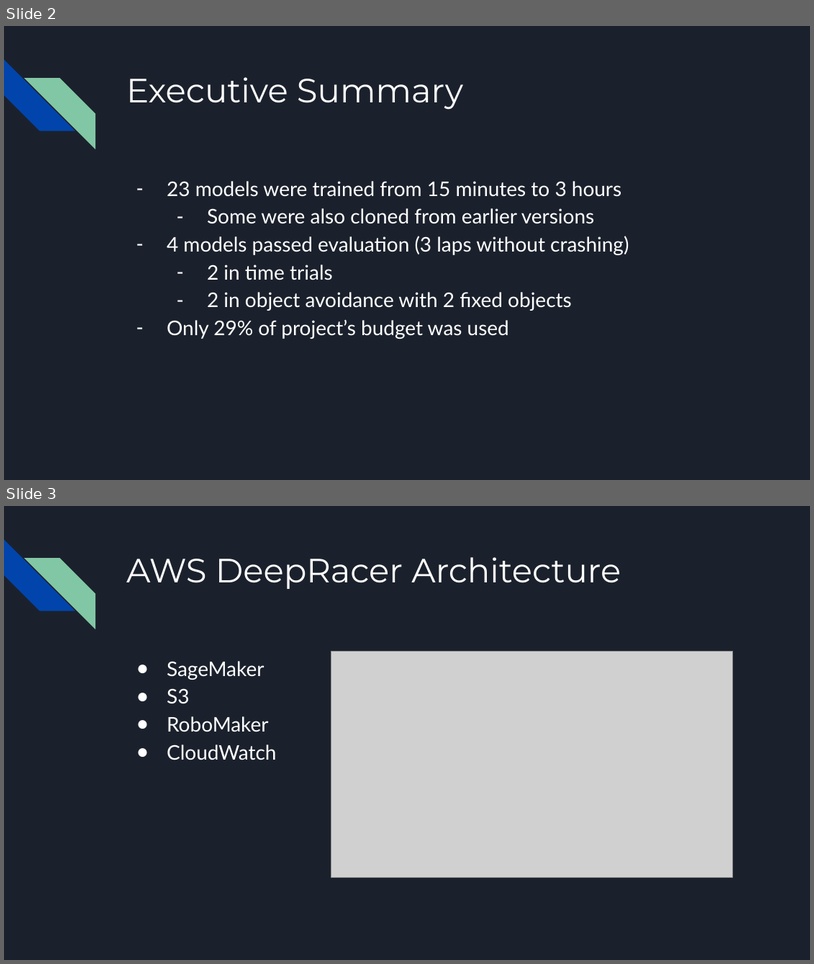
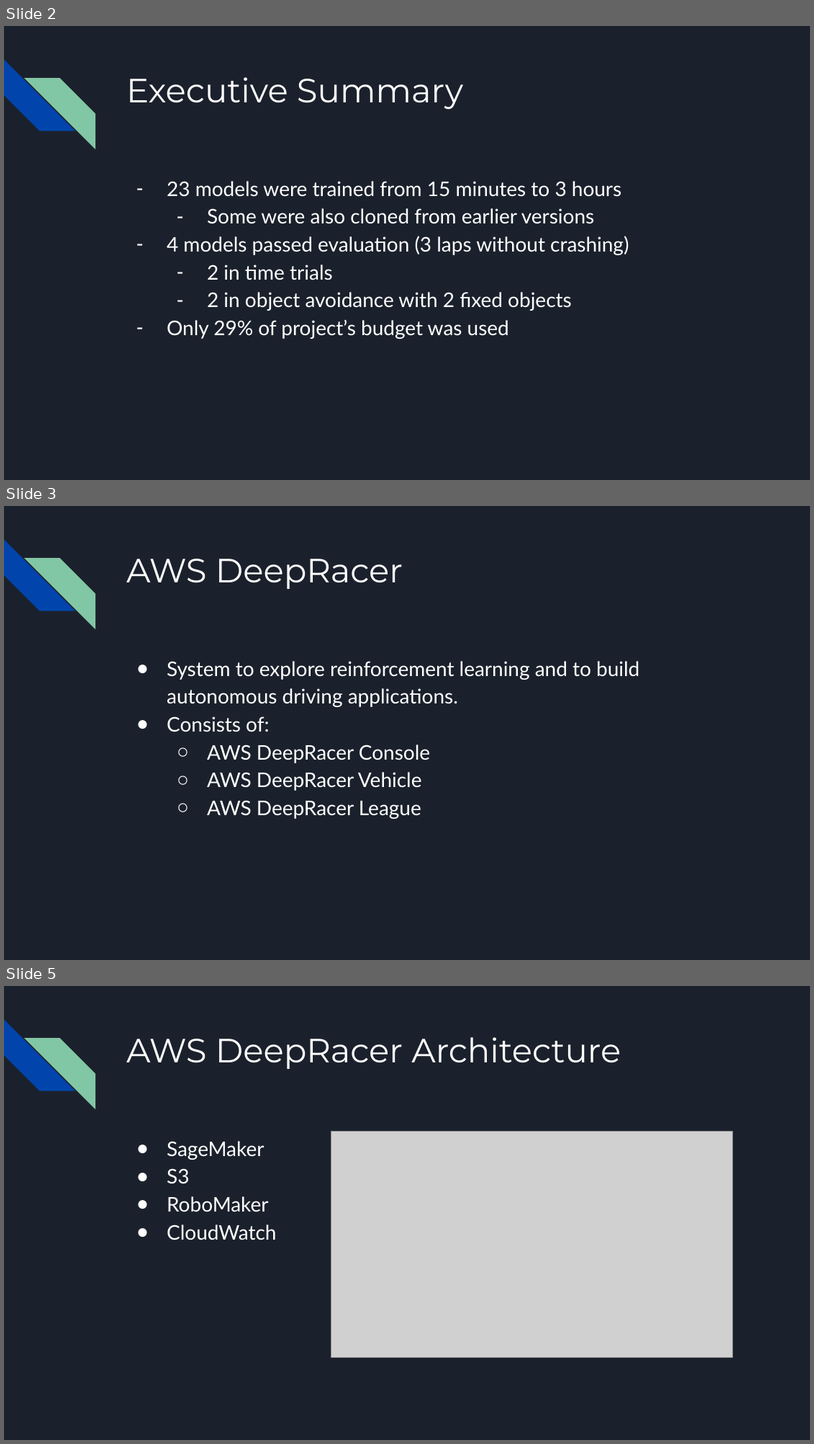
Before and after one commit to JasonCaldwellMBA/AWS_DeepRacer-Object_Avoidance, a slide deck: AWS DeepRacer Presentation.pptx. Shown one above the other, each under a label of ours: slides 2 and 3 before the commit, slides 2, 3 and 5 after it; the slides between them are not shown. The pictures are 814x964 and 814x1444 pixels, drawn with LibreOffice and Linux fonts; fonts in the diff are those of the drawing; grey boxes stand for pictures. Boxes give left, top, right and bottom in pixels: in the first picture for what was removed or moved away, otherwise in the second. Text is boxed around its words. In the diff, an @@ line names an element or a change of style, - is before the commit and + after.

```diff
--- a/AWS DeepRacer Presentation.pptx
+++ b/AWS DeepRacer Presentation.pptx
@@ slide 3 added at bbox=[4, 506, 810, 960], background #1B212C; not listed: 2 template elements that a slide beside it also shows @@
@@ title added at bbox=[126, 559, 403, 589], 30 pt, text #FFFFFF @@
+AWS DeepRacer
@@ text added at bbox=[167, 661, 640, 818], 18 pt, text #FFFFFF @@
+● System to explore reinforcement learning and to build autonomous driving applications.
+● Consists of:
+  ○ AWS DeepRacer Console
+  ○ AWS DeepRacer Vehicle
+  ○ AWS DeepRacer League
@@ what was slide 3 is now slide 5 @@
```
Also in this commit, not shown: 1 other slide added.
